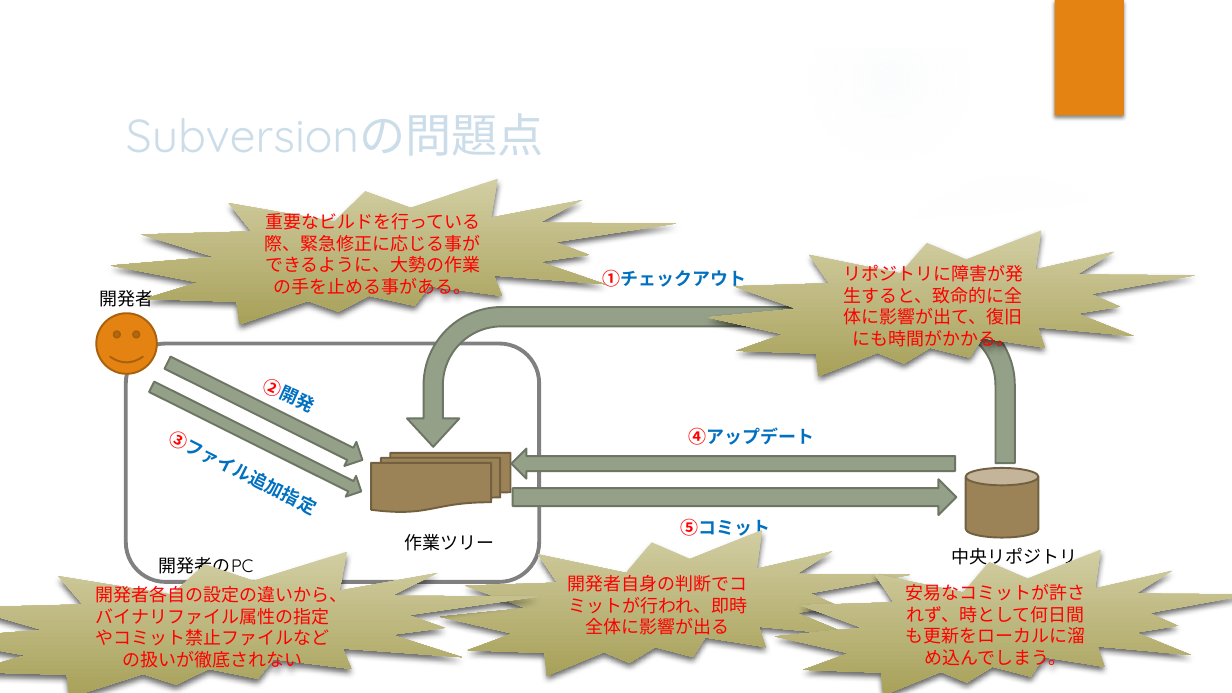
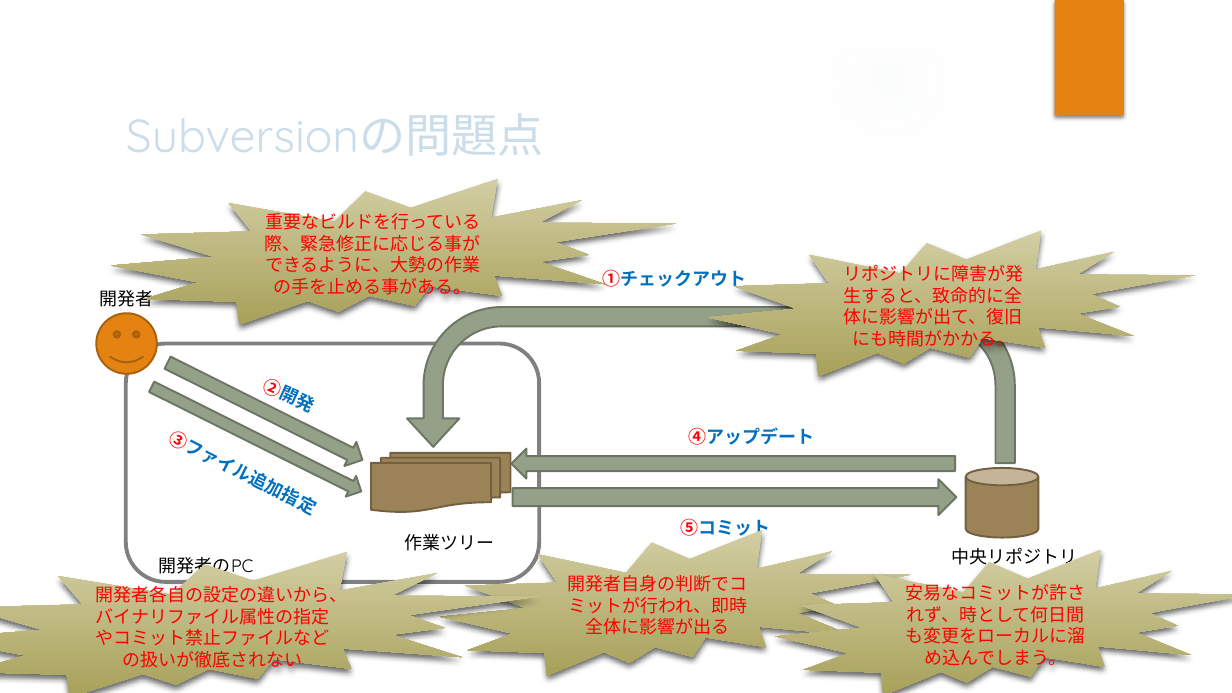
Before and after one commit to gakimaru/public, a slide deck: slide 5 of document/Gitマニュアル・調査資料/[01]Subversionユーザーの為のGit活用の勧め.pptx. Drawn at 1232x693 pixels with LibreOffice and Linux fonts; fonts in the diff are those of the drawing; background and template pictures are left out. Boxes give left, top, right and bottom in pixels: in the first picture for what was removed or moved away, otherwise in the second. Text is boxed around its words. In the diff, an @@ line names an element or a change of style, - is before the commit and + after.

Commit message:
ドキュメント更新
・Gitマニュアル・調査資料を改訂・正式リリース
・縦書きテストドキュメント＆画像を追加

```diff
--- a/document/Gitマニュアル・調査資料/[01]Subversionユーザーの為のGit活用の勧め.pptx
+++ b/document/Gitマニュアル・調査資料/[01]Subversionユーザーの為のGit活用の勧め.pptx
@@ text in irregular seal at bbox=[905, 581, 1085, 670]: text changed @@
-安易なコミットが許されず、時として何日間も更新をローカルに溜め込んでしまう。
+安易なコミットが許されず、時として何日間も変更をローカルに溜め込んでしまう。
```
Also in this commit, not shown: 4 other slides changed, 32 other files.
